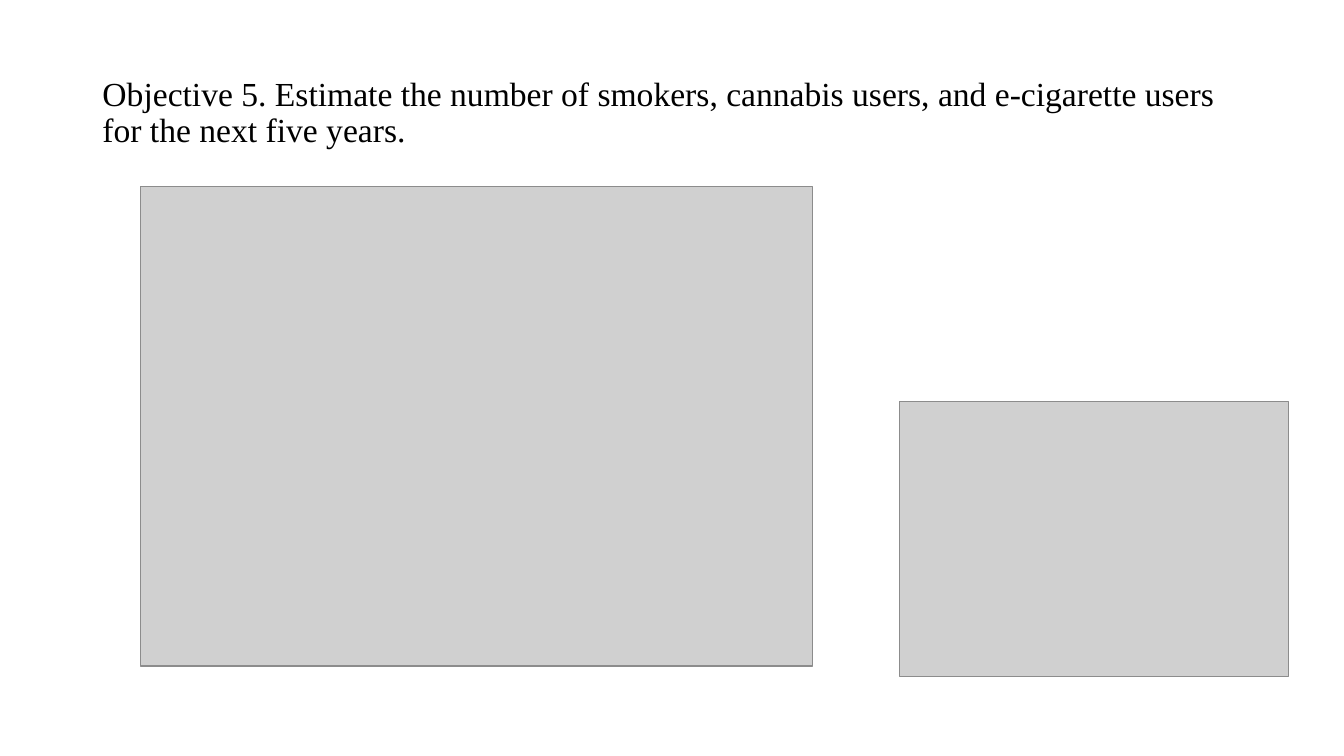
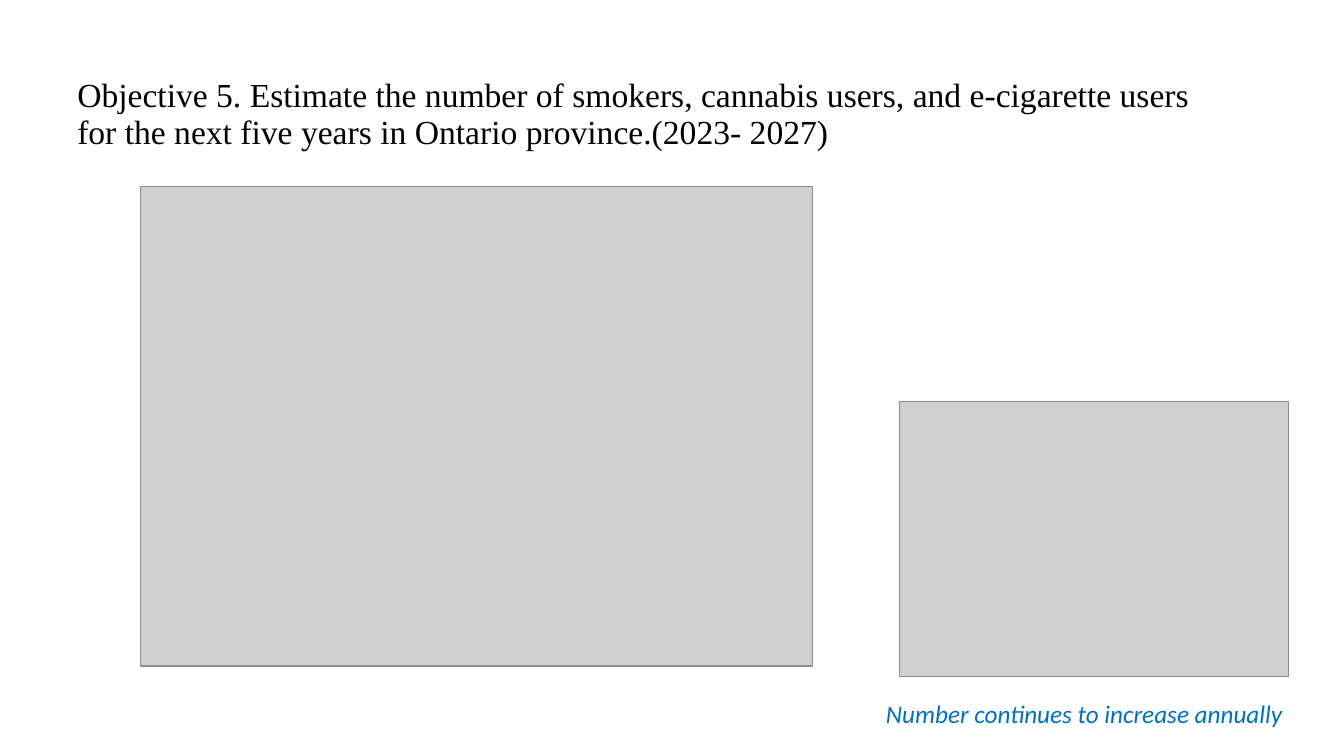
Before and after one commit to rajprasadshrestha/groupassignments, a slide deck: slide 8 of datatechonlogysolutions/Presentation3.pptx. Drawn at 1344x756 pixels with LibreOffice and Linux fonts; fonts in the diff are those of the drawing; grey boxes stand for pictures. Boxes give left, top, right and bottom in pixels: in the first picture for what was removed or moved away, otherwise in the second. Text is boxed around its words. In the diff, an @@ line names an element or a change of style, - is before the commit and + after.

Commit message:
updated some files as per the objectives of the project

```diff
--- a/datatechonlogysolutions/Presentation3.pptx
+++ b/datatechonlogysolutions/Presentation3.pptx
@@ title at box(77, 83, 1189, 150): text changed @@
-Objective 5. Estimate the number of smokers, cannabis users, and e-cigarette users for the next five years.
+Objective 5. Estimate the number of smokers, cannabis users, and e-cigarette users for the next five years in Ontario province.(2023- 2027)
@@ text added at box(886, 705, 1282, 727), 18 pt, text #0070C0, italic @@
+Number continues to increase annually
```
Also in this commit, not shown: 6 other slides changed, 1 slide added, 1 slide removed, 43 other files.
